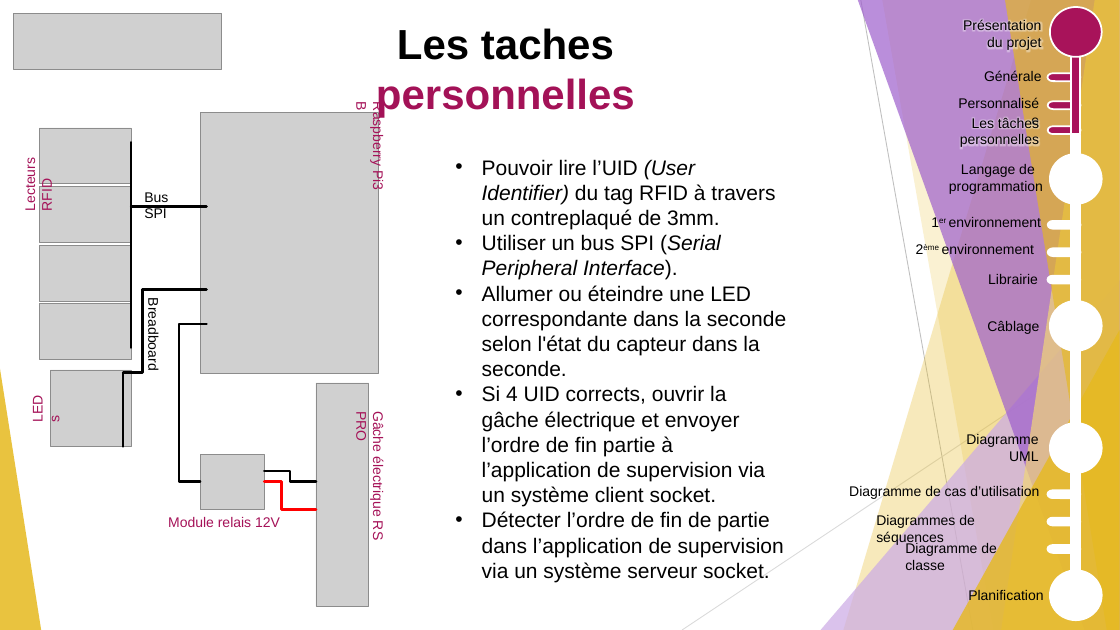
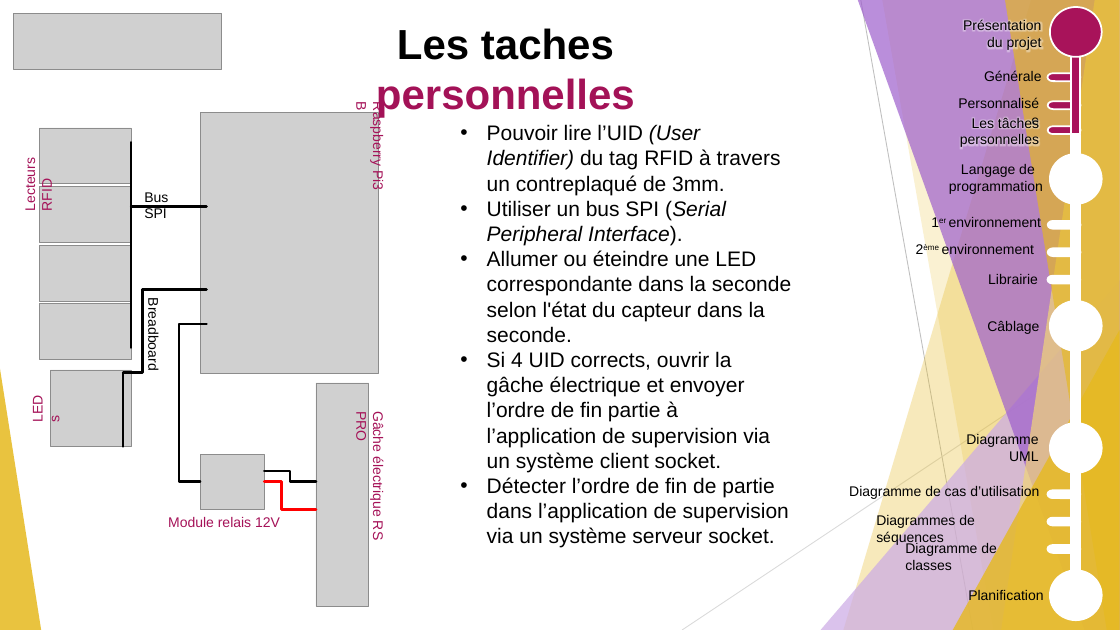
Before and after one commit to GuiguiMvn/Systeme-Escape-Game-Telethon, a slide deck: slide 5 of Guillaume/Documents/Diapo Revues/Revue 2 de projet étudiant 1 Escape Game Téléthon.pptx. Drawn at 1120x630 pixels with LibreOffice and Linux fonts; fonts in the diff are those of the drawing; grey boxes stand for pictures. Boxes give left, top, right and bottom in pixels: in the first picture for what was removed or moved away, otherwise in the second. Text is boxed around its words. In the diff, an @@ line names an element or a change of style, - is before the commit and + after.

```diff
--- a/Guillaume/Documents/Diapo Revues/Revue 2 de projet étudiant 1 Escape Game Téléthon.pptx
+++ b/Guillaume/Documents/Diapo Revues/Revue 2 de projet étudiant 1 Escape Game Téléthon.pptx
@@ text "Pouvoir lire l’UID (User Identifier) ..." moved from (x1=482, y1=159, x2=786, y2=582) to (x1=487, y1=124, x2=791, y2=548) @@
@@ text at (x1=905, y1=543, x2=997, y2=570): text changed @@
-Diagramme de classe
+Diagramme de classes
```
Also in this commit, not shown: 13 other slides changed, 2 slides added.
